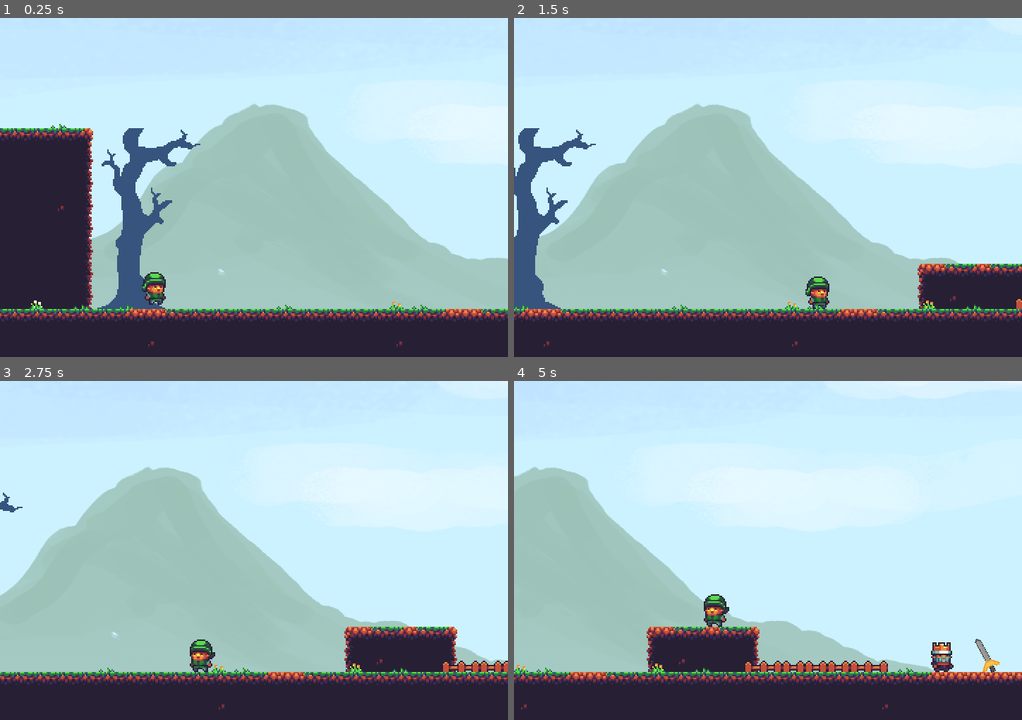
Above: before the commit, frames 1-4 (two rows, left to right).
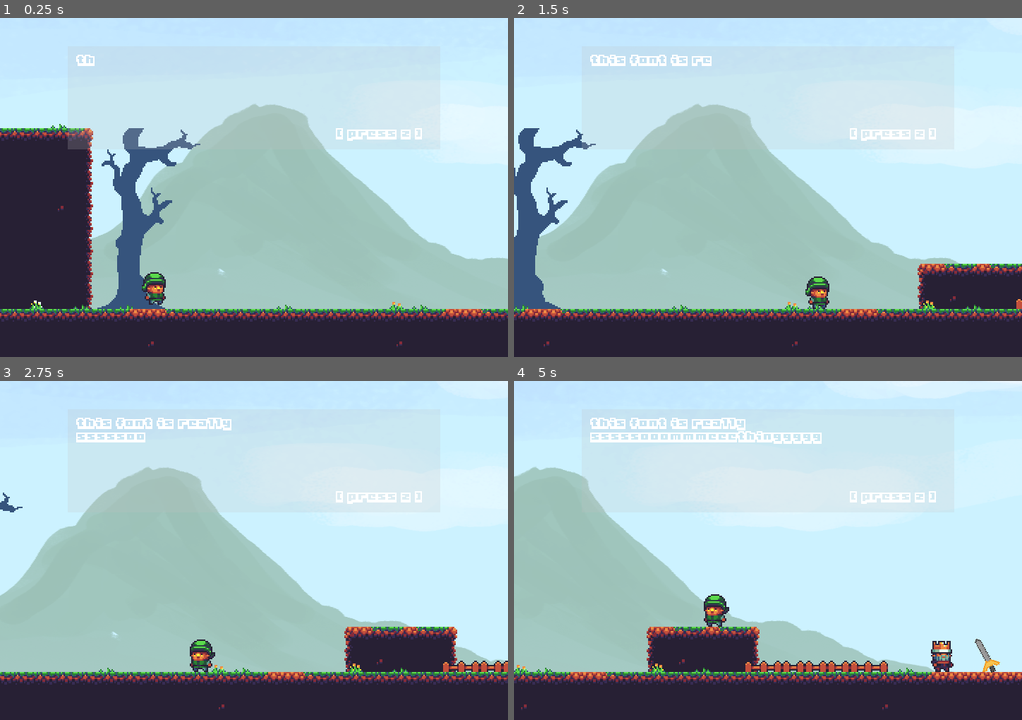
Above: after the commit, the same moments.

Repository: panicstevenson/buy-a-sword
Game: Godot game, scene res://Level.tscn
Same seed, same stepped clock (60 frames per second), same inputs: the game is played once before the commit and once after it.
Inputs:
- Up to frame 1 (0.25 s): no input
- Up to frame 2 (1.5 s): tap Z at 0.5, 1.25 s; hold Right (ui_right) from 0.53 s (still down); tap Space (ui_select) at 0.77 s
- Up to frame 3 (2.75 s): tap Space (ui_select) at 1.52 s; tap Z at 2 s; release Right (ui_right) at 2.03 s; hold Left (ui_left) from 2.03 s (still down)
- Up to frame 4 (5 s): tap Z at 2.75, 3.5, 4.25 s; release Left (ui_left) at 2.78 s; hold Right (ui_right) 2.78-4.28 s; tap Space (ui_select) at 3.02, 3.77, 4.52 s; hold Left (ui_left) from 4.28 s (still down)

The runs differ from the first frame. In frame 1, 1.0% of the frame differs, in the area x 13-84%, y 10-39%; in frame 2, 0.7%; in frame 3, 1.1%; in frame 4, 2.0%, in the area x 15-87%, y 10-86%.

Commit message:
MacroHard Doors XD

Diff:
--- /dev/null
+++ b/Door.gd
@@ -0,0 +1,19 @@
+extends Area2D
+
+# Declare member variables here. Examples:
+# var a = 2
+# var b = "text"
+
+
+# Called when the node enters the scene tree for the first time.
+func _ready():
+	pass
+
+func _on_Area2D_body_entered(body):
+	if (body.get_name() == "Player"):
+		body.is_touching = true
+
+
+func _on_Area2D_body_exited(body):
+	if (body.get_name() == "Player"):
+		body.is_touching = false
--- a/Door.tscn
+++ b/Door.tscn
@@ -1,15 +1,20 @@
-[gd_scene load_steps=3 format=2]
+[gd_scene load_steps=4 format=2]
 
 [ext_resource path="res://door.png" type="Texture" id=1]
+[ext_resource path="res://Door.gd" type="Script" id=2]
 
 [sub_resource type="RectangleShape2D" id=1]
 extents = Vector2( 18, 30 )
 
-[node name="KinematicBody2D" type="KinematicBody2D"]
-
-[node name="Door" type="Sprite" parent="."]
-texture = ExtResource( 1 )
+[node name="Area2D" type="Area2D"]
+script = ExtResource( 2 )
 
 [node name="CollisionShape2D" type="CollisionShape2D" parent="."]
 shape = SubResource( 1 )
 one_way_collision = true
+
+[node name="Sprite" type="Sprite" parent="."]
+z_index = -1
+texture = ExtResource( 1 )
+[connection signal="body_entered" from="." to="." method="_on_Area2D_body_entered"]
+[connection signal="body_exited" from="." to="." method="_on_Area2D_body_exited"]
--- a/Level.tscn
+++ b/Level.tscn
@@ -9,6 +9,7 @@
 [ext_resource path="res://Background.tscn" type="PackedScene" id=7]
 [ext_resource path="res://npcs/most_important_npc.tscn" type="PackedScene" id=8]
 [ext_resource path="res://Door.tscn" type="PackedScene" id=9]
+[ext_resource path="res://ui/DialogueUI.tscn" type="PackedScene" id=10]
 
 [node name="Node2D" type="Node2D"]
 script = ExtResource( 3 )
@@ -40,4 +41,9 @@
 
 [node name="Door" parent="." instance=ExtResource( 9 )]
 position = Vector2( 1281.28, 325.269 )
-z_index = -1
+
+[node name="DialogueUI" parent="." instance=ExtResource( 10 )]
+margin_left = 384.666
+margin_top = 296.985
+margin_right = 384.666
+margin_bottom = 296.985
--- a/Player.gd
+++ b/Player.gd
@@ -3,6 +3,7 @@
 export var speed = 400  # How fast the player will move (pixels/sec).
 export var jump = -700
 export var gravity = 2500
+export var is_touching = false
 var screen_size  # Size of the game window.
 
 var jumping = false
@@ -35,8 +36,9 @@
 		if collision.collider.name == "most_important_npc":
 			buttonVisible = true
 		if collision.collider.name == "Door":
-			buttonVisible = true
-	$Sprite.visible = buttonVisible
+			if collision.collider.has_method("_interact"):
+				buttonVisible = true
+	$Sprite.visible = buttonVisible or is_touching
 
 	if Input.is_action_just_pressed('ui_select'):
 		if is_on_floor():
--- a/npcs/most_important_npc.tscn
+++ b/npcs/most_important_npc.tscn
@@ -32,6 +32,7 @@
 scale = Vector2( 2, 2 )
 frames = SubResource( 3 )
 animation = "stan"
+frame = 1
 playing = true
 
 [node name="CollisionShape2D" type="CollisionShape2D" parent="."]
--- a/ui/DialogueUI.tscn
+++ b/ui/DialogueUI.tscn
@@ -19,9 +19,9 @@
 anchor_right = 0.5
 anchor_bottom = 1.0
 margin_left = -264.032
-margin_top = -176.603
+margin_top = -440.0
 margin_right = 263.968
-margin_bottom = -30.6025
+margin_bottom = -294.0
 color = Color( 0.752941, 0.752941, 0.752941, 0.207843 )
 __meta__ = {
 "_edit_use_anchors_": false
Not shown: 1 places in Level.tscn that only renumber resources
